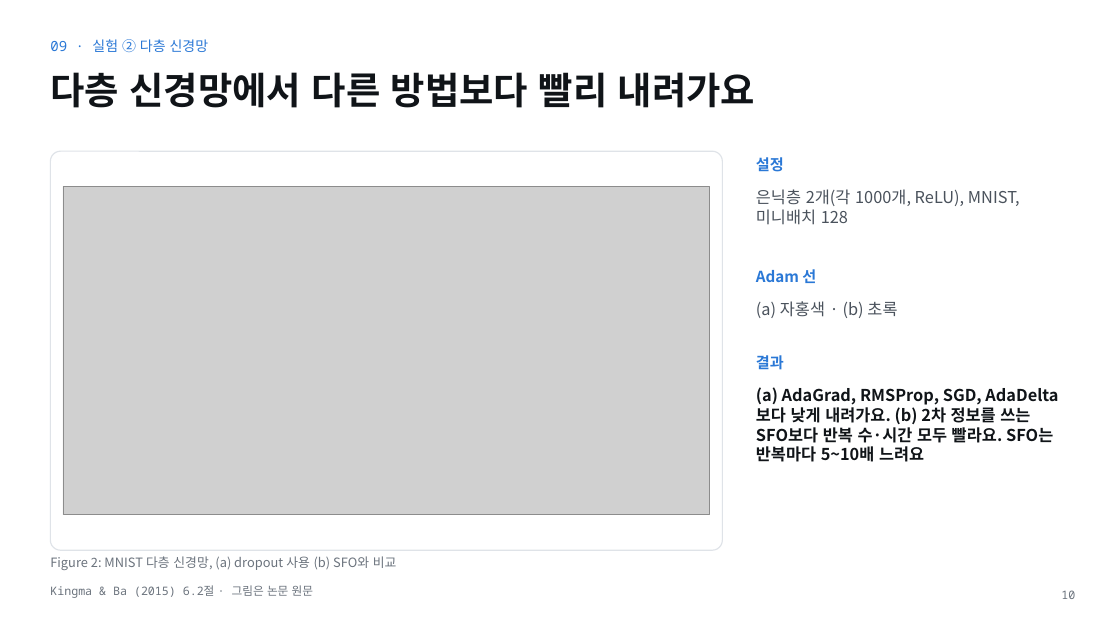
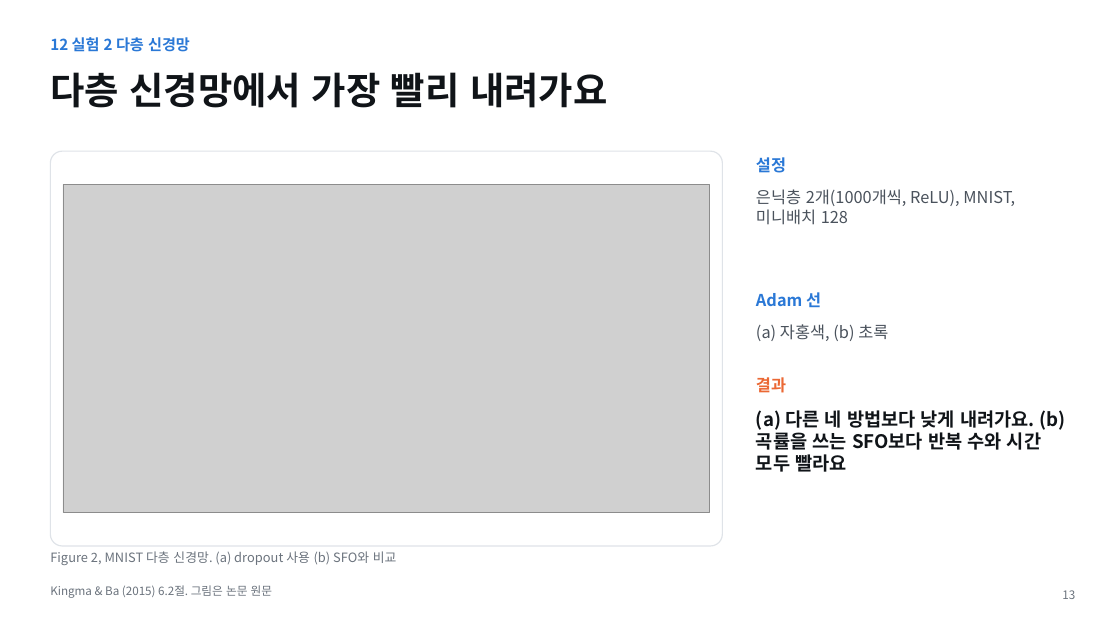
Before and after one commit to tkdgh123/tkdgh123.github.io, a slide deck: slide 13 of adam/Adam_PaperSeminar.pptx (slide 10 before the commit). Drawn at 1120x630 pixels with LibreOffice and Linux fonts; fonts in the diff are those of the drawing; grey boxes stand for pictures. Boxes give left, top, right and bottom in pixels: in the first picture for what was removed or moved away, otherwise in the second. Text is boxed around its words. In the diff, an @@ line names an element or a change of style, - is before the commit and + after.

```diff
--- a/adam/Adam_PaperSeminar.pptx
+++ b/adam/Adam_PaperSeminar.pptx
@@ text at (50,37,190,52): text changed; size 12 to 13 pt; font Noto Sans Mono to Noto Sans CJK KR; bold on @@
-09 · 실험 ② 다층 신경망
+12 실험 2 다층 신경망
@@ title at (50,72,607,108): text changed @@
-다층 신경망에서 다른 방법보다 빨리 내려가요
+다층 신경망에서 가장 빨리 내려가요
@@ rounded rectangle: place and size @@
-rounded rectangle at (50,151,723,550)
+rounded rectangle at (50,151,723,546)
@@ rounded rectangle at (50,151,723,546): proportions changed @@
@@ text "설정" at (756,157,786,173): size 13 to 14 pt @@
@@ text at (756,189,1015,225): text changed @@
-은닉층 2개(각 1000개, ReLU), MNIST, 미니배치 128
+은닉층 2개(1000개씩, ReLU), MNIST, 미니배치 128
@@ text "Adam 선" at (756,292,821,308): size 13 to 14 pt @@
@@ text "Adam 선": place and size @@
-text "Adam 선" at (756,269,816,283)
+text "Adam 선" at (756,292,821,308)
@@ text at (756,324,888,341): text changed @@
-(a) 자홍색 · (b) 초록
+(a) 자홍색, (b) 초록
@@ text "결과": place and size @@
-text "결과" at (756,355,784,370)
+text "결과" at (756,377,786,393)
@@ text "결과" at (756,377,786,393): size 13 to 14 pt, text colour #2A78D6 to #EB6834 @@
@@ text at (756,410,1065,472): text changed; size 14 to 16 pt @@
-(a) AdaGrad, RMSProp, SGD, AdaDelta보다 낮게 내려가요. (b) 2차 정보를 쓰는 SFO보다 반복 수·시간 모두 빨라요. SFO는 반복마다 5~10배 느려요
+(a) 다른 네 방법보다 낮게 내려가요. (b) 곡률을 쓰는 SFO보다 반복 수와 시간 모두 빨라요
@@ text at (50,551,397,565): text changed @@
-Figure 2: MNIST 다층 신경망, (a) dropout 사용 (b) SFO와 비교
+Figure 2, MNIST 다층 신경망. (a) dropout 사용 (b) SFO와 비교
@@ text at (50,585,272,598): text changed; font Noto Sans Mono to Noto Sans CJK KR @@
-Kingma & Ba (2015) 6.2절 · 그림은 논문 원문
+Kingma & Ba (2015) 6.2절. 그림은 논문 원문
@@ page number at (1062,590,1075,599): text changed; font Noto Sans Mono to Noto Sans CJK KR @@
-10
+13
```
Also in this commit, not shown: 7 other slides changed, 9 slides added, 6 slides removed, 1 other file.
